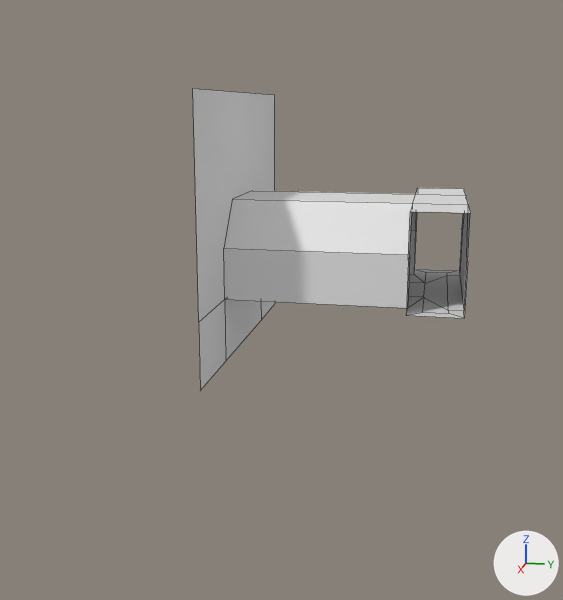
Two versions of the FBX model Assets/art/models/environment/background/sewer background.fbx, one commit apart.
Rendered twice from a 50 mm camera at (104.7, 34.0, 17.8) aimed at (13.8, 15.8, -5.0). Arrows for +X, +Y and +Z are at lower right; the lights stay in place. Mesh edges are drawn as thin lines. Where no turn or scale is listed for an object, it has been applied to the vertices.

In view in the first picture: 'fabriek achtergrond.001'.
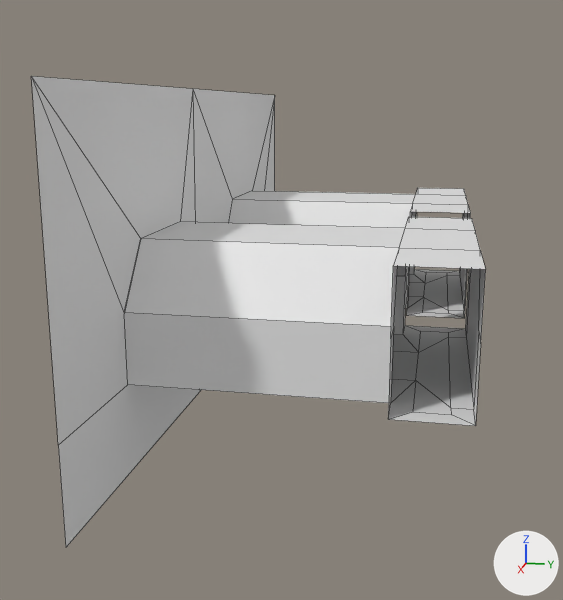
Commit message: achtergrond fix

Changed parts and their boxes [x1, y1, x2, y2] in the pictures (563 x 600 px):
'fabriek achtergrond.001', reshaped (64% wider, 56% taller): before [193, 89, 470, 391]; after [31, 76, 486, 547]
part 1 of me_cube_022, built on: before [193, 89, 275, 391]; after [31, 76, 486, 547]

What changed in the scene script:
```text
Change me_cube_022:
    used by ob_fabriek_achtergrond_001; location = (-7.6, 20.0, 6.0)
    remove me_cube_022.from_pydata(...)  # 48 vertices, 35 faces; spans x -23.0..23.0, y -14.2..18.0, z -22.9..13.9
    add me_cube_022.from_pydata(...)  # 91 vertices, 75 faces; spans x -23.0..60.0, y -14.2..18.0, z -22.9..13.9
    me_cube_022 part 1
    2 vertices are removed from x 23.0, y -14.2, z -22.9..-13.9
    2 faces are deleted
    33 vertices are added at x 19.4..60.0, y -14.2..18.0, z -22.9..13.9
    6 new vertices lie (0.0, 24.9, 0.0) away from vertices in x 23.4..45.8, y -14.2, z -13.9..-0.6
    6 new vertices lie (0.0, 7.3, 0.0) away from vertices in x 19.4..49.6, y 10.7, z -13.9..-0.6
    42 new faces join them
```
